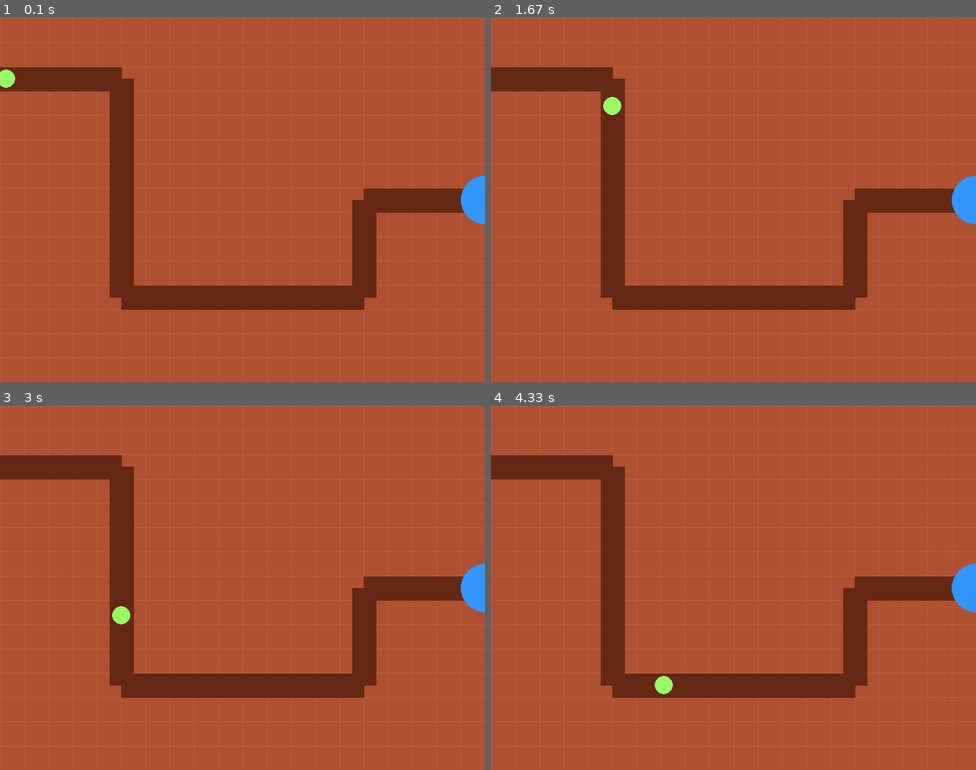
Above: before the commit, frames 1-4 (two rows, left to right).
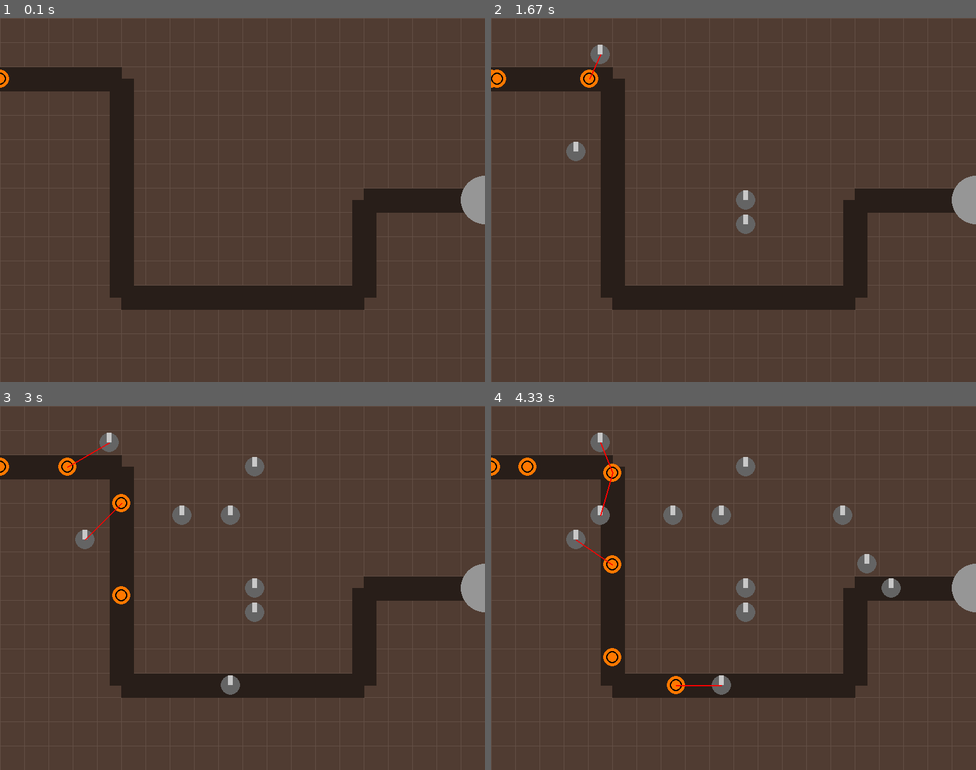
Above: after the commit, the same moments.

Repository: mdwkkk/py_gamee
Game: pygame game, started from game.py
The game is run twice, just before and just after one commit, with the same random seed, the same clock (stepped at 60 frames per second) and the same inputs.
Inputs (mouse positions are in pixels of both pictures, inside the frame that each line leads up to):
- Up to frame 1 (0.1 s): no input
- Up to frame 2 (1.67 s): click (733, 200) at 0.38 s; click (733, 221) at 0.72 s; click (583, 145) at 1.05 s; click (607, 65) at 1.38 s
- Up to frame 3 (3 s): click (252, 464) at 1.72 s; click (218, 682) at 2.05 s; click (227, 526) at 2.38 s; click (174, 511) at 2.72 s
- Up to frame 4 (4.33 s): click (859, 555) at 3.05 s; click (883, 580) at 3.38 s; click (835, 522) at 3.72 s; click (592, 518) at 4.05 s

The runs differ from the first frame. In frame 1, 100% of the frame differs, in the area x 0-100%, y 0-100%; in frame 2, 100%; in frame 3, 100%; in frame 4, 100%.

Commit message:
поменял стиль игры, добавил спавн жуков раз в 0.8 секунд, добавил алгоритм обнаружения турелями жуков

Diff:
--- a/game.py
+++ b/game.py
@@ -5,12 +5,12 @@
 WIDTH, HEIGHT = 800, 600
 TILE_SIZE = 40
 
-# Цветовая палитра Марса
-COLOR_SAND = (175, 80, 50)       # Ржавый песок
-COLOR_PATH = (100, 40, 20)       # Глубокий каньон (дорога)
-COLOR_GRID = (190, 95, 60)       # Линии сетки
-COLOR_BUG = (150, 255, 100)      # Кислотно-зеленый пришелец
-COLOR_DOME = (50, 150, 255)      # Купол базы
+# Цветовая Звездного десанта
+COLOR_KLENDATHU_ROCK = (80, 60, 50)      # Грунт
+COLOR_CANYON = (40, 30, 25)              # Глубокий каньон (Дорога для жуков)
+COLOR_GRID = (100, 80, 70)               # сетка
+COLOR_ARACHNID = (255, 120, 0)           # Жуки
+COLOR_OUTPOST = (150, 150, 150)          # Аванпост
 
 # Маршрут врагов (Координаты центров тайлов)
 WAYPOINTS = [
@@ -23,7 +23,8 @@
         super().__init__(*groups)
         self.image = pygame.Surface((30, 30), pygame.SRCALPHA)
         # Рисуем жука
-        pygame.draw.circle(self.image, COLOR_BUG, (15, 15), 15)
+        pygame.draw.circle(self.image, COLOR_ARACHNID, (15, 15), 15)
+        pygame.draw.circle(self.image, (0, 0, 0), (15, 15), 10, 2)
         self.rect = self.image.get_rect()
 
         self.waypoints = waypoints
@@ -33,10 +34,10 @@
         self.pos = pygame.math.Vector2(self.waypoints[self.current_wp_index])
         self.rect.center = (round(self.pos.x), round(self.pos.y))
 
-        self.speed = 150  # пикселей в секунду
+        self.speed = 190  # пикселей в секунду
 
     def update(self, dt):
-        # Если достигли конца маршрута (Купола)
+        # Если достигли конца маршрута (аванпоста)
         if self.current_wp_index >= len(self.waypoints):
             self.kill() # Жук исчезает (потом добавлю нанесение урона базе)
             return
@@ -69,31 +70,46 @@
         pygame.draw.rect(self.image, (200, 200, 200), (16, 4, 8, 16))
 
         self.rect = self.image.get_rect(center=pos)
+        self.pos = pygame.Vector2(pos)
 
         # характеристики для стрельбы
         self.radius = 100 # обзор
-        self.cooldown = 1.0 # скорость стрельбы
-        self.current_time = 0.0
+        self.target = None # цель
 
-    def update(self, dt):
-        pass
+    def find_target(self, bugs_group):
+        closest_bug = None
+        min_dist = self.radius
 
-class MarsBaseGame:
+        for bug in bugs_group:
+            dist = self.pos.distance_to(bug.rect.center)
+            if dist < min_dist:
+                min_dist = dist
+                closest_bug = bug
+
+        return closest_bug
+
+    def update(self, dt, bugs_group):
+        self.target = self.find_target(bugs_group)
+
+class OutpostDefenseGame:
     def __init__(self):
         pygame.init()
         self.screen = pygame.display.set_mode((WIDTH, HEIGHT))
-        pygame.display.set_caption("Mars Base Defense")
+        pygame.display.set_caption("Whiskey Outpost")
         self.clock = pygame.time.Clock()
         self.running = True
 
         self.all_sprites = pygame.sprite.Group()
         self.turrets_group = pygame.sprite.Group()
+        self.bugs_group = pygame.sprite.Group()
 
+        self.spawn_timer = 0.0
+        self.spawn_interval = 0.8
         # Спавним тестового жука
         AlienBug(WAYPOINTS, self.all_sprites)
 
     def draw_grid_and_path(self):
-        self.screen.fill(COLOR_SAND)
+        self.screen.fill(COLOR_KLENDATHU_ROCK)
 
         # отрисовка сетки
         for x in range(0, WIDTH, TILE_SIZE):
@@ -103,23 +119,51 @@
 
         # отрисовка дороги
         if len(WAYPOINTS) > 1:
-            pygame.draw.lines(self.screen, COLOR_PATH, False, WAYPOINTS, TILE_SIZE)
+            pygame.draw.lines(self.screen, COLOR_CANYON, False, WAYPOINTS, TILE_SIZE)
 
-        # отрисовка купола на последней точке маршрута
+        # отрисовка базы на последней точке маршрута
         dome_pos = WAYPOINTS[-1]
-        pygame.draw.circle(self.screen, COLOR_DOME, dome_pos, 40)
+        pygame.draw.circle(self.screen, COLOR_OUTPOST, dome_pos, 40)
 
     def handle_events(self):
         for event in pygame.event.get():
             if event.type == pygame.QUIT:
                 self.running = False
+            if event.type == pygame.MOUSEBUTTONDOWN and event.button == 1:
+                mouse_x, mouse_y = event.pos
+                grid_x = (mouse_x // TILE_SIZE) * TILE_SIZE
+                grid_y = (mouse_y // TILE_SIZE) * TILE_SIZE
+                center_pos = (grid_x + TILE_SIZE // 2, grid_y + TILE_SIZE // 2)
+
+                temp_rect = pygame.Rect(grid_x, grid_y, TILE_SIZE, TILE_SIZE)
+
+                # проверка, чтобы не ставить турель на другую
+                if not any(t.rect.colliderect(temp_rect) for t in self.turrets_group):
+                    Turret(center_pos, self.all_sprites, self.turrets_group)
 
     def update(self, dt):
-        self.all_sprites.update(dt)
+        # спавн жуков
+        self.spawn_timer += dt
+        if self.spawn_timer >= self.spawn_interval:
+            AlienBug(WAYPOINTS, self.all_sprites, self.bugs_group)
+            self.spawn_timer = 0.0 # Сброс таймера
+
+        # обновление жуков
+        self.bugs_group.update(dt)
+
+        # обновление турелей
+        for turret in self.turrets_group:
+            turret.update(dt, self.bugs_group)
 
     def draw(self):
         self.draw_grid_and_path()
         self.all_sprites.draw(self.screen)
+
+        # лазерный прицела для наглядности работы алгоритма
+        for turret in self.turrets_group:
+            if turret.target:
+                pygame.draw.line(self.screen, (255, 0, 0), turret.rect.center, turret.target.rect.center, 2)
+
         pygame.display.flip()
 
     def run(self):
@@ -133,4 +177,4 @@
         sys.exit()
 
 if __name__ == "__main__":
-    MarsBaseGame().run()
+    OutpostDefenseGame().run()
